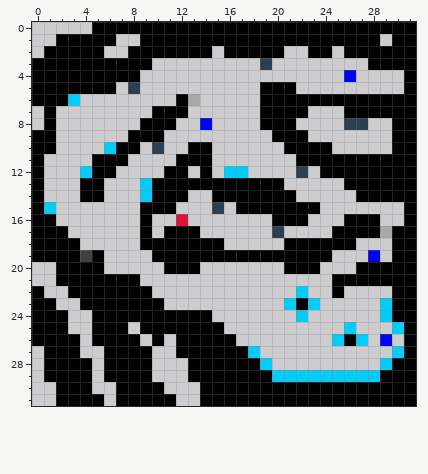
A pixel-art sprite gets an edit: AridArnold/Content/Levels/level3-1.png. Above is the file before it was changed.
The file is 32x32 pixels. Colours within 5 levels of each other are drawn and written as one.
After the commit:
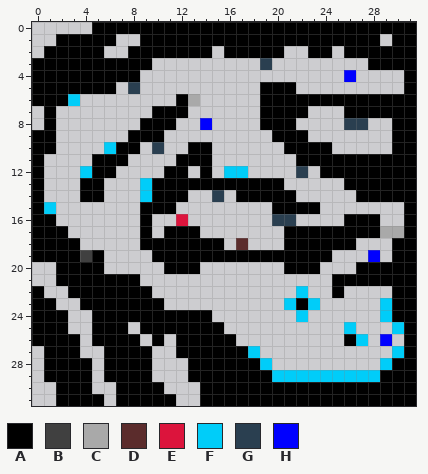
Palette (. is transparent): A #000000  B #404040  C #a9a9a9  D #5b2c2c  E #dc143c  F #00cdf9  G #2a3f50  H #0000ff
From old to new:
@@ x 13..31 @@
 13 AAAAAAAA.....AAAAAA
-14 ..AAAAAAA.....AAAAA
-15 ..G.AAAAAAA.......A
-16 .......AAA...AAA..A
-17 A......G....AAAACAA
-18 AAA.....AAAAAA...AA
+14 ..G.AAAAA.....AAAAA
+15 .......AAAA.......A
+16 .......GG....AAA..A
+17 A.......AAAAAAAACCA
+18 AAA.D...AAAAAA...AA
 19 AAAAAAAAAAAA...H.AA
@@ x 23..27 @@
 25 ...F.
-26 ..FAF
+26 ...AF
 27 .....
